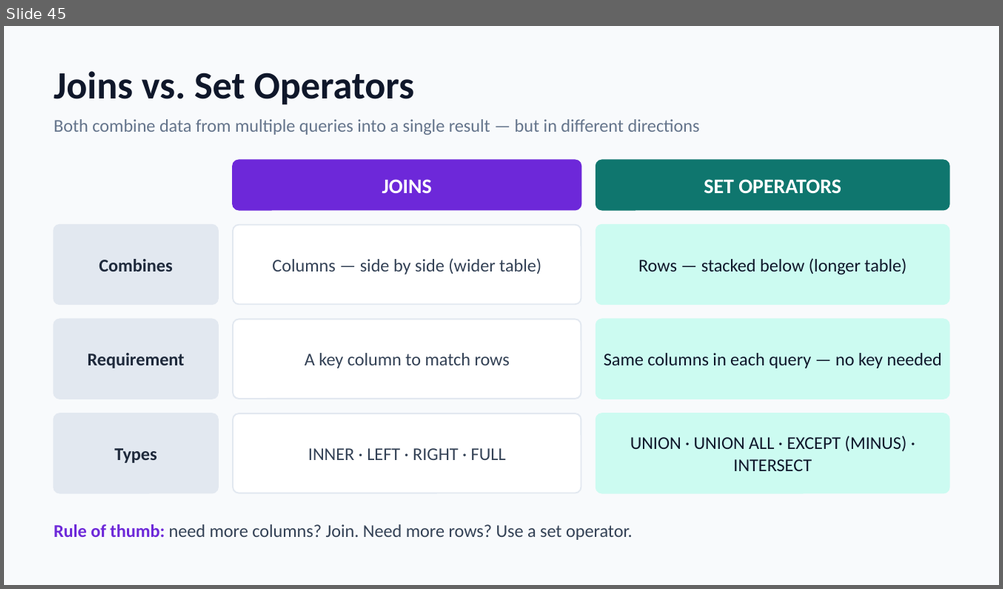
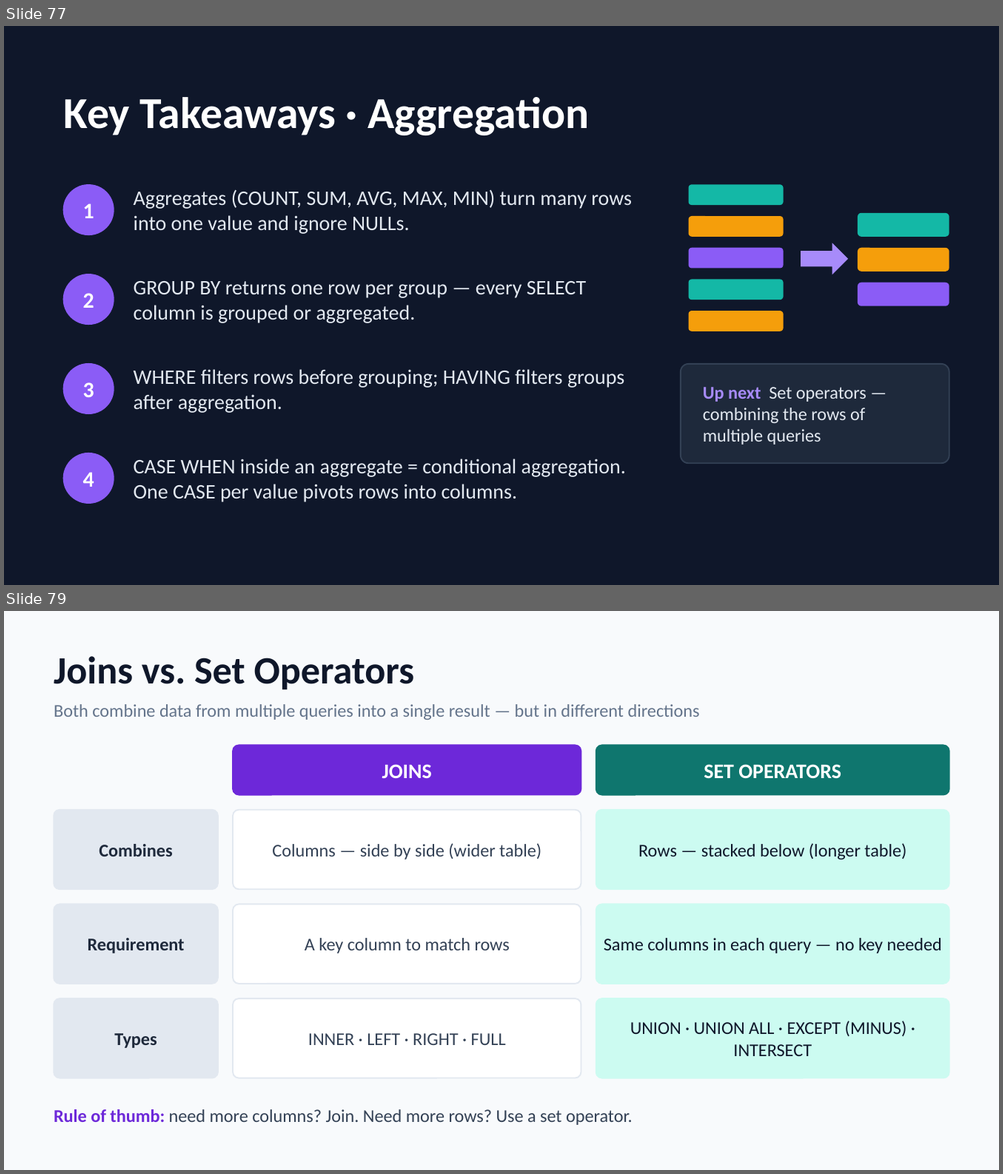
Before and after one commit to GreenwaysTechnology/icicibank_data_sql_reds_kafka, a slide deck: Module_03_Advanced_SQL_Queries/SQL_Joins_Basics.pptx. Shown one above the other, each under a label of ours: slide 45 before the commit, slides 77 and 79 after it; the slides between them are not shown. The pictures are 1003x589 and 1003x1174 pixels, drawn with LibreOffice and Linux fonts; fonts in the diff are those of the drawing. Boxes give left, top, right and bottom in pixels: in the first picture for what was removed or moved away, otherwise in the second. Text is boxed around its words. In the diff, an @@ line names an element or a change of style, - is before the commit and + after.

```diff
--- a/Module_03_Advanced_SQL_Queries/SQL_Joins_Basics.pptx
+++ b/Module_03_Advanced_SQL_Queries/SQL_Joins_Basics.pptx
@@ slide 77 added at (4,26,999,585), background #0F172A @@
@@ text added at (64,97,589,136), 32 pt, text #FFFFFF, bold @@
+Key Takeaways · Aggregation
@@ ellipse added at (64,185,114,235), fill #8B5CF6, outline #8B5CF6 1 pt, 16 pt, text #FFFFFF, bold @@
+1
@@ text added at (134,190,632,234), 15 pt, text #E2E8F0 @@
+Aggregates (COUNT, SUM, AVG, MAX, MIN) turn many rows into one value and ignore NULLs.
@@ rounded rectangle added at (688,185,782,206), fill #14B8A6 @@
@@ rounded rectangle added at (688,216,782,237), fill #F59E0B @@
@@ rounded rectangle added at (857,213,949,237), fill #14B8A6 @@
@@ right arrow added at (801,243,848,275), fill #A78BFA @@
@@ rounded rectangle added at (688,248,782,269), fill #8B5CF6 @@
@@ rounded rectangle added at (857,248,949,272), fill #F59E0B @@
@@ ellipse added at (64,275,114,324), fill #8B5CF6, outline #8B5CF6 1 pt, 16 pt, text #FFFFFF, bold @@
+2
@@ text added at (134,281,586,323), 15 pt, text #E2E8F0 @@
+GROUP BY returns one row per group — every SELECT column is grouped or aggregated.
@@ rounded rectangle added at (688,280,782,301), fill #14B8A6 @@
@@ rounded rectangle added at (857,283,949,306), fill #8B5CF6 @@
@@ rounded rectangle added at (688,312,782,332), fill #F59E0B @@
@@ ellipse added at (64,364,114,414), fill #8B5CF6, outline #8B5CF6 1 pt, 16 pt, text #FFFFFF, bold @@
+3
@@ text added at (134,369,624,413), 15 pt, text #E2E8F0 @@
+WHERE filters rows before grouping; HAVING filters groups after aggregation.
@@ rounded rectangle added at (680,364,949,463), fill #1E293B, outline #334155 1 pt, 13 pt, text #E2E8F0 @@
+Up next Set operators — combining the rows of multiple queries
@@ ellipse added at (64,454,114,503), fill #8B5CF6, outline #8B5CF6 1 pt, 16 pt, text #FFFFFF, bold @@
+4
@@ text added at (134,459,626,503), 15 pt, text #E2E8F0 @@
+CASE WHEN inside an aggregate = conditional aggregation. One CASE per value pivots rows into columns.
@@ what was slide 45 is now slide 79 @@
```
Also in this commit, not shown: 5 slides changed, 33 other slides added.
